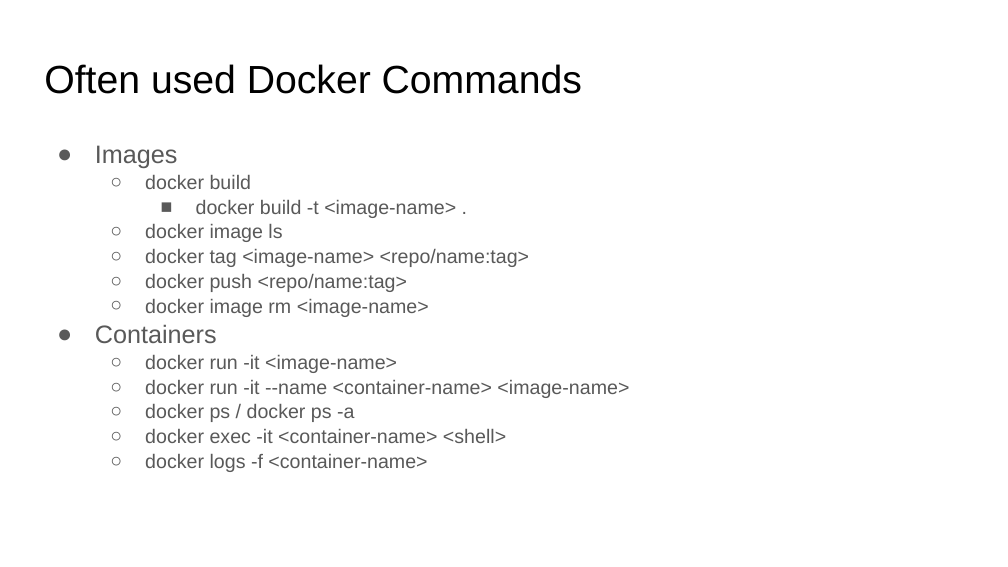
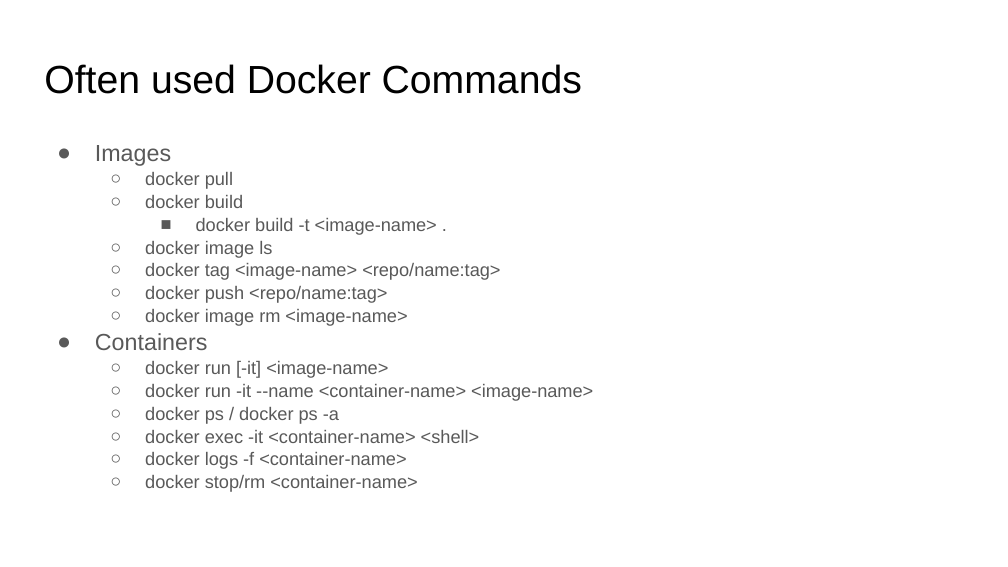
Before and after one commit to danhul/Docker-intro, a slide deck: slide 4 of Introduction to Docker.odp. Drawn at 1008x567 pixels with LibreOffice and Linux fonts; fonts in the diff are those of the drawing. Boxes give left, top, right and bottom in pixels: in the first picture for what was removed or moved away, otherwise in the second. Text is boxed around its words. In the diff, an @@ line names an element or a change of style, - is before the commit and + after.

```diff
--- a/Introduction to Docker.odp
+++ b/Introduction to Docker.odp
@@ text at [95, 145, 593, 469]: size 18 to 16.6 pt in "Images", "Containers"; size 14 to 12.9 pt in "docker build", "docker build -t <image-name> .", "docker image ls", "docker tag <image-name> <repo/name:tag>" and 6 more places @@
@@ text at [145, 172, 233, 189]: paragraph added @@
+  ○ docker pull
@@ text at [145, 361, 388, 378]: text changed; size 14 to 12.9 pt @@
-  ○ docker run -it <image-name>
+  ○ docker run [-it] <image-name>
@@ text at [145, 475, 417, 492]: paragraph added @@
+  ○ docker stop/rm <container-name>
```
Also in this commit, not shown: 2 other slides changed, 2 slides added.
